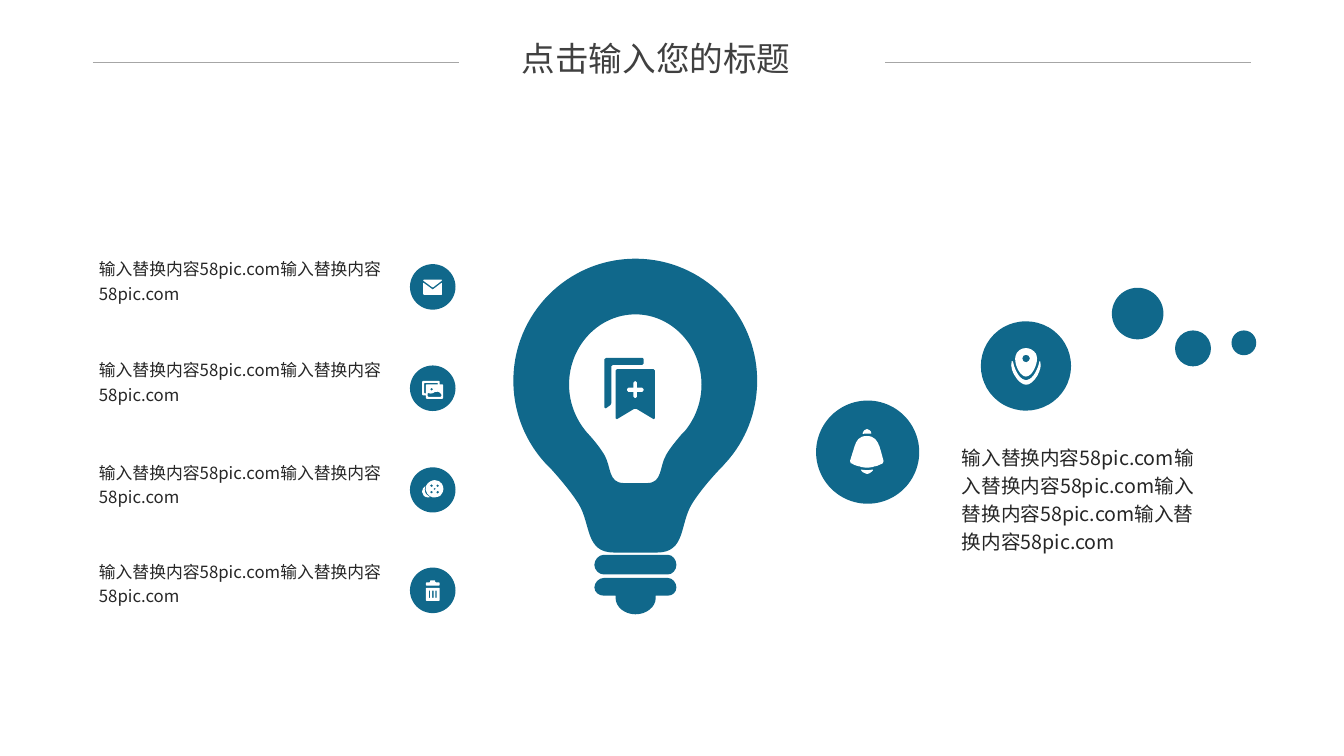
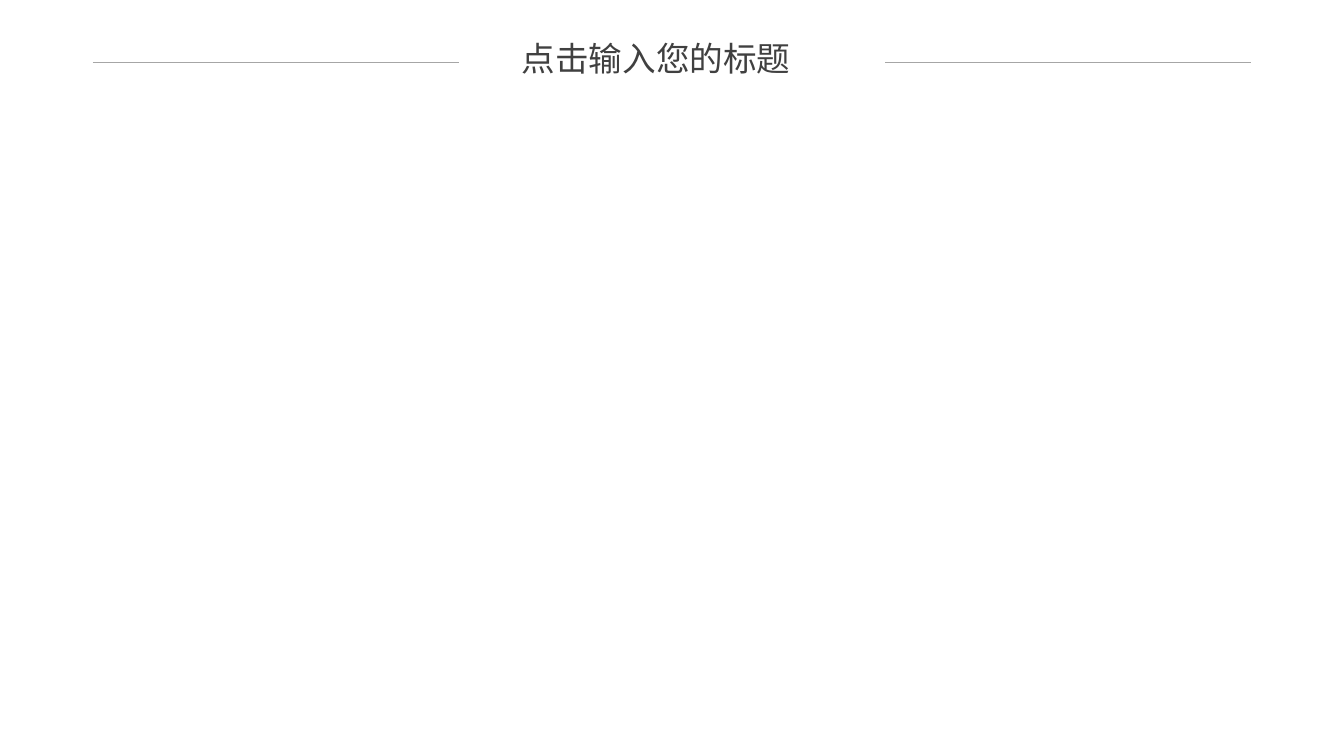
Before and after one commit to ZoeLee23277789/NLP-Courses, a slide deck: slide 25 of NLP243/Projects/EA_MT.pptx (slide 27 before the commit). Drawn at 1344x756 pixels with LibreOffice and Linux fonts; fonts in the diff are those of the drawing. Boxes give left, top, right and bottom in pixels: in the first picture for what was removed or moved away, otherwise in the second. Text is boxed around its words. In the diff, an @@ line names an element or a change of style, - is before the commit and + after.

```diff
--- a/NLP243/Projects/EA_MT.pptx
+++ b/NLP243/Projects/EA_MT.pptx
@@ group removed at (x1=99, y1=259, x2=1257, y2=614): 17 freeform shapes, 9 ellipses, 5 texts @@
-输入替换内容58pic.com输入替换内容58pic.com输入替换内容58pic.com输入替换内容58pic.com
-输入替换内容58pic.com输入替换内容58pic.com
-输入替换内容58pic.com输入替换内容58pic.com
-输入替换内容58pic.com输入替换内容58pic.com
-输入替换内容58pic.com输入替换内容58pic.com
```
Also in this commit, not shown: 9 other slides changed, 8 slides added, 10 slides removed.
